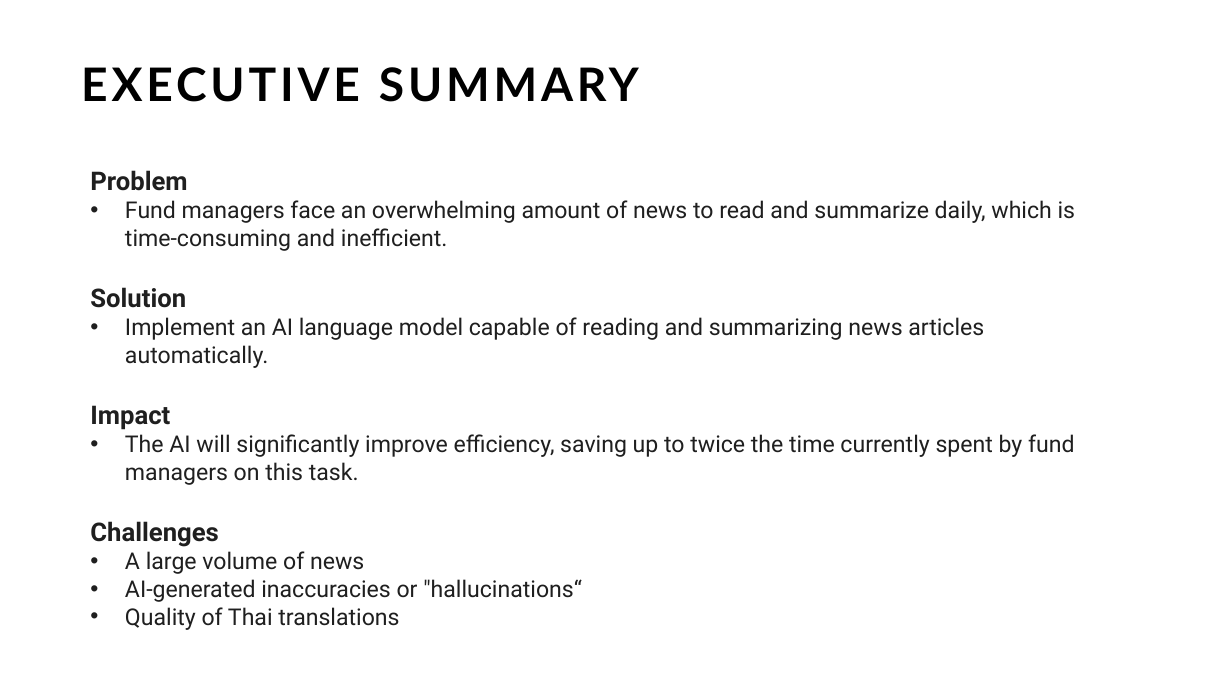
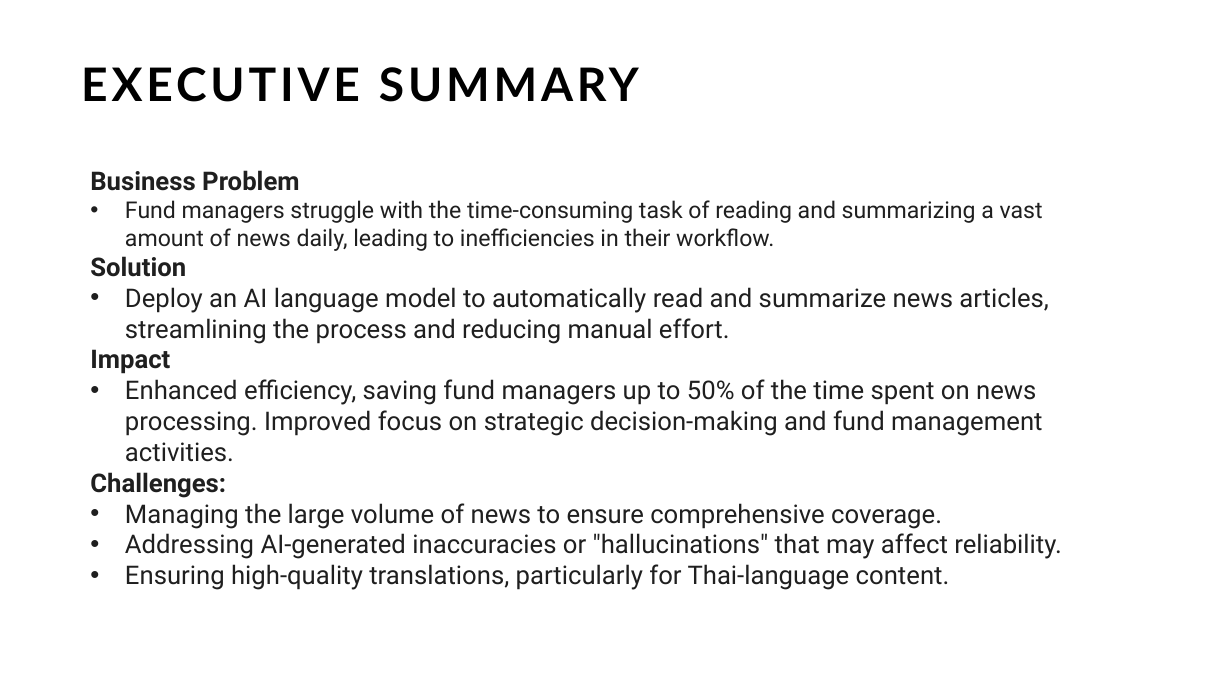
Before and after one commit to peerapat-t/LLM-application-project, a slide deck: slide 2 of Financial-news-summarizer/Financial news summarizer presentation.pptm. Drawn at 1232x693 pixels with LibreOffice and Linux fonts; fonts in the diff are those of the drawing. Boxes give left, top, right and bottom in pixels: in the first picture for what was removed or moved away, otherwise in the second. Text is boxed around its words. In the diff, an @@ line names an element or a change of style, - is before the commit and + after.

Commit message:
update slide

```diff
--- a/Financial-news-summarizer/Financial news summarizer presentation.pptm
+++ b/Financial-news-summarizer/Financial news summarizer presentation.pptm
@@ text at <box>90,170,1043,251</box>: text changed @@
-Problem
-• Fund managers face an overwhelming amount of news to read and summarize daily, which is time-consuming and inefficient.
+Business Problem
+• Fund managers struggle with the time-consuming task of reading and summarizing a vast amount of news daily, leading to inefficiencies in their workflow.
@@ text at <box>125,287,1048,344</box>: text changed; size 18 to 20 pt @@
-• Implement an AI language model capable of reading and summarizing news articles automatically.
+• Deploy an AI language model to automatically read and summarize news articles, streamlining the process and reducing manual effort.
@@ text at <box>90,379,1062,559</box>: text changed; size 18 to 20 pt @@
-• The AI will significantly improve efficiency, saving up to twice the time currently spent by fund managers on this task.
-Challenges
-• A large volume of news
-• AI-generated inaccuracies or "hallucinations“
-• Quality of Thai translations
+• Enhanced efficiency, saving fund managers up to 50% of the time spent on news processing. Improved focus on strategic decision-making and fund management activities.
+Challenges:
+• Managing the large volume of news to ensure comprehensive coverage.
+• Addressing AI-generated inaccuracies or "hallucinations" that may affect reliability.
+• Ensuring high-quality translations, particularly for Thai-language content.
```
Also in this commit, not shown: 1 other slide changed, 1 other file.
